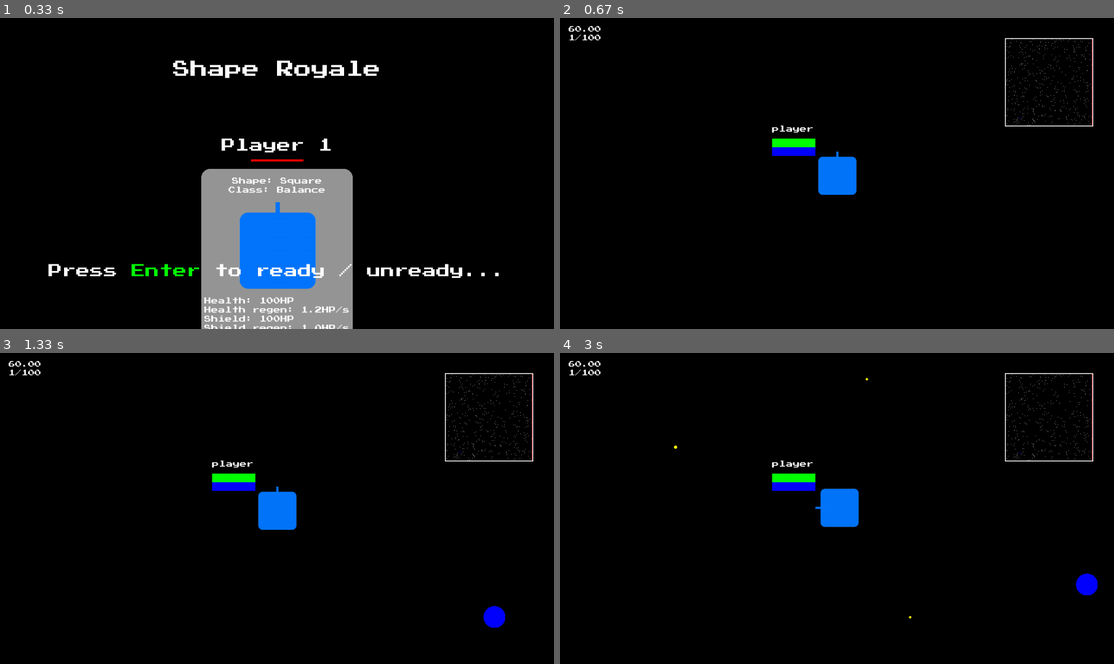
Above: before the commit, frames 1-4 (two rows, left to right).
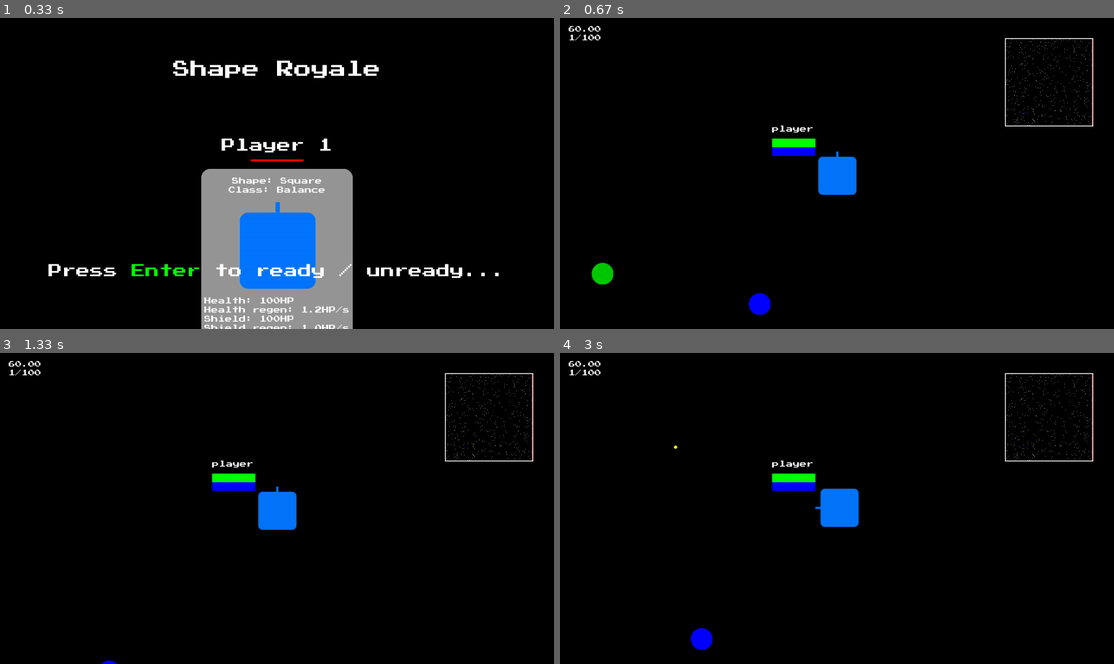
Above: after the commit, the same moments.

Repository: CaptainDeathead/ShapeRoyale
Game: pygame game, started from main.py
The game is run twice, just before and just after one commit, with the same random seed, the same clock (stepped at 60 frames per second) and the same inputs.
Inputs:
- Up to frame 1 (0.33 s): no input
- Up to frame 2 (0.67 s): tap Enter at 0.33 s
- Up to frame 3 (1.33 s): hold Right 0.67-1.13 s; hold Up from 1.17 s (still down); tap Space at 1.23 s
- Up to frame 4 (3 s): release Up at 1.47 s; hold Right 1.5-1.97 s; tap Space at 1.57, 1.87, 2.07, 2.37, 2.63, 2.97 s; hold Left 2-2.53 s; hold Down 2.57-2.87 s; hold Left from 2.9 s (still down)

Frame 1 is identical in both runs. In frame 2, 0.5% of the frame differs, in the area x 5-90%, y 9-96%; in frame 3, 0.3%; in frame 4, 0.5%, in the area x 23-98%, y 7-96%.

Commit message:
multiplayer worked between 2 people on local network, fixed powerup desync

Diff:
--- a/main.py
+++ b/main.py
@@ -311,7 +311,7 @@
             print(shape_index, name, client)
             shape_type = self.shape_names[shape_index]
             new_shape = Shape(
-                self.MAP_SIZE, randint(1000, self.MAP_SIZE_X-1000), randint(1000, self.MAP_SIZE_Y-1000), i, shape_type, self.shape_info, self.shape_images[f"{shape_type}Friendly"],
+                self.MAP_SIZE, randint(3000, self.MAP_SIZE_X-3000), randint(3000, self.MAP_SIZE_Y-3000), i, shape_type, self.shape_info, self.shape_images[f"{shape_type}Friendly"],
                 self.shape_images[f"{shape_type}Enemy"], self.bullets, self.bullet_img, True, [], client, name
             )
             new_shape.squad.append(new_shape)
@@ -320,7 +320,7 @@
         for i in range(len(shapes), self.NUM_PLAYERS):
             name = choice(self.shape_names)
             new_shape = Shape(
-                self.MAP_SIZE, randint(1000, self.MAP_SIZE_X-1000), randint(1000, self.MAP_SIZE_Y-1000), i, name, self.shape_info, self.shape_images[f"{name}Friendly"],
+                self.MAP_SIZE, randint(3000, self.MAP_SIZE_X-3000), randint(3000, self.MAP_SIZE_Y-3000), i, name, self.shape_info, self.shape_images[f"{name}Friendly"],
                 self.shape_images[f"{name}Enemy"], self.bullets, self.bullet_img, is_player=False, squad=[], player_name=f"Bot {i+1}"
             )
             new_shape.squad.append(new_shape)
@@ -384,6 +384,8 @@
 
                         elif "player_set" in query:
                             self.players = [Shape(self.MAP_SIZE, player_desc["x"], player_desc["y"], player_desc["index …(315 unchanged characters)…
+                            for player in self.players:
+                                player.last_update = time()
                         elif "player_index" in query:
                             self.spectator_index = query["player_index"]
                             #self.spectating = True
@@ -504,6 +506,7 @@
                             if query["powerup_set"]["stage"] == 1:
                                 self.powerups = self.generate_powerups(query["powerup_set"]["seed"])
                             else:
+                                self.NUM_POWERUPS = self.NUM_POWERUP_SECTIONS * 10
                                 self.powerups.extend(self.generate_powerups(query["powerup_set"]["seed"], self.NUM_POWERUPS, int(self.safezone.left_wall), int(self.safezone.right_wall), int(self.safezone.top_wall), int(self.safezone.bottom_wall)))
 
             elif self.server is not None:
@@ -557,6 +560,13 @@
                     if event.key == pg.K_RETURN:
                         if self.end_screen is not None:
                             self.__init__(self.screen)
+
+            num_powerups = len(self.powerups)
+            num_powerups_in_sec = 0
+            for y in self.powerup_grid:
+                num_powerups_in_sec += len(y)
+
+            print(num_powerups, num_powerups_in_sec)
 
             self.anim_manager.update(dt)
             self.safezone.update(dt)
--- a/shape.py
+++ b/shape.py
@@ -123,7 +123,7 @@
         self.num_rare_picked = 0
         self.num_legendary_picked = 0
 
-        self.last_update = 0
+        self.last_update = time()
 
     @property
     def global_rect(self) -> pg.Rect: return pg.Rect(self.x - self.rotated_shape_image.width * 0.5, self.y - self.rotated_shape_image.height * 0.5, self.rotated_shape_image.width, self.rotated_shape_image.height)
Not shown, changed: Windows.zip
Not shown, changed: Windows/ShapeRoyale/ShapeRoyale.exe
